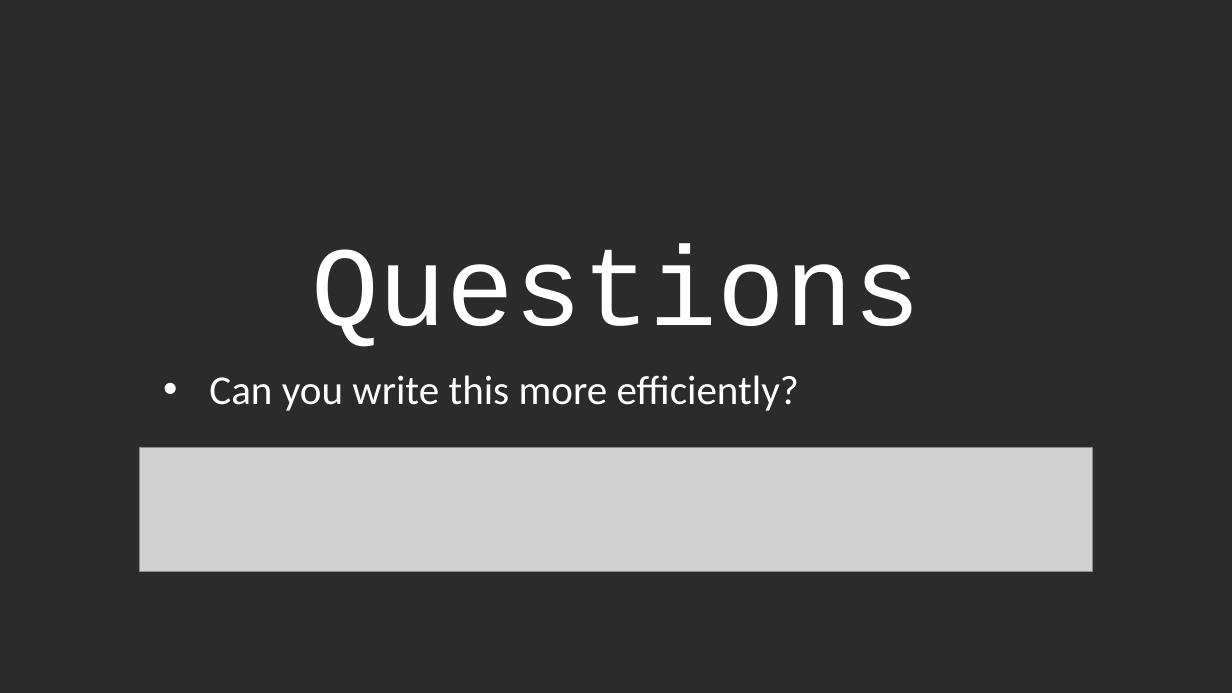
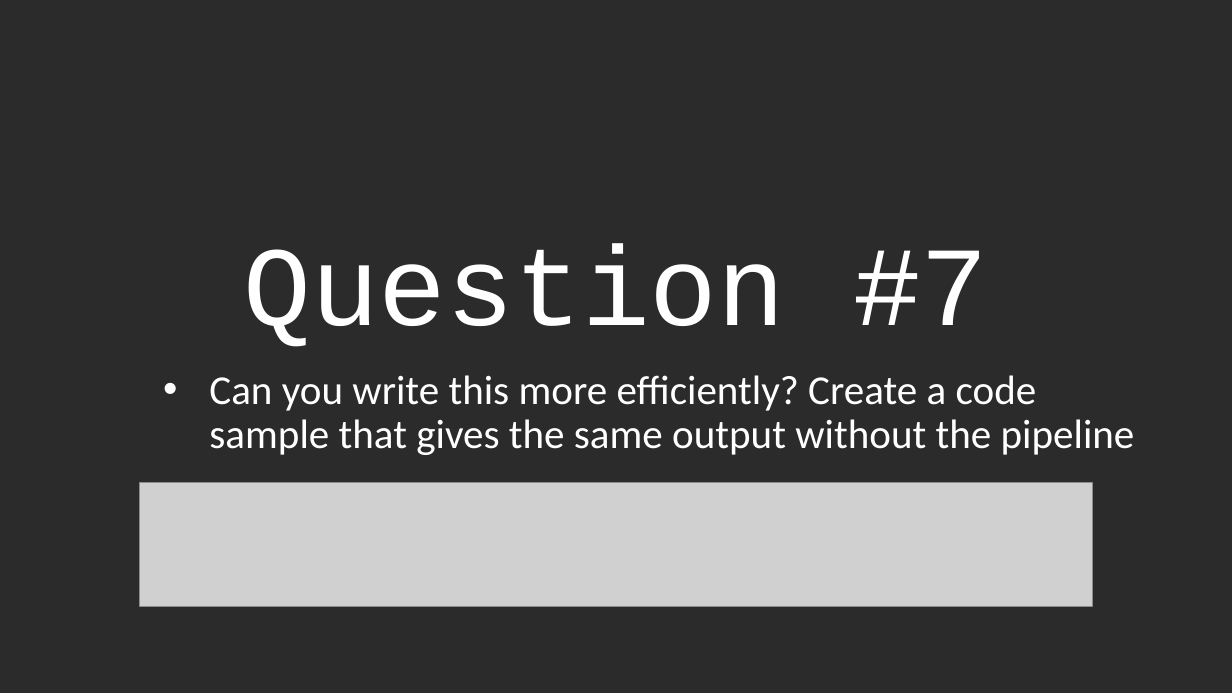
Before and after one commit to jaapbrasser/Events, a slide deck: slide 12 of DuPSuG_PowerShell_Saturday_2016_05_21/PowerQuiz/PowerQuiz.pptx. Drawn at 1232x693 pixels with LibreOffice and Linux fonts; fonts in the diff are those of the drawing; grey boxes stand for pictures; background and template pictures are left out; a plain dark background stands for a picture behind light text. Boxes give left, top, right and bottom in pixels: in the first picture for what was removed or moved away, otherwise in the second. Text is boxed around its words. In the diff, an @@ line names an element or a change of style, - is before the commit and + after.

```diff
--- a/DuPSuG_PowerShell_Saturday_2016_05_21/PowerQuiz/PowerQuiz.pptx
+++ b/DuPSuG_PowerShell_Saturday_2016_05_21/PowerQuiz/PowerQuiz.pptx
@@ title at box(243, 244, 988, 347): text changed @@
-Questions
+Question #7
@@ subtitle at box(209, 375, 1135, 455): text changed @@
-• Can you write this more efficiently?
+• Can you write this more efficiently? Create a code sample that gives the same output without the pipeline
@@ picture: place and size @@
-picture at box(140, 447, 1092, 571)
+picture at box(140, 482, 1092, 606)
```
Also in this commit, not shown: 21 other slides changed, 1 other file.
